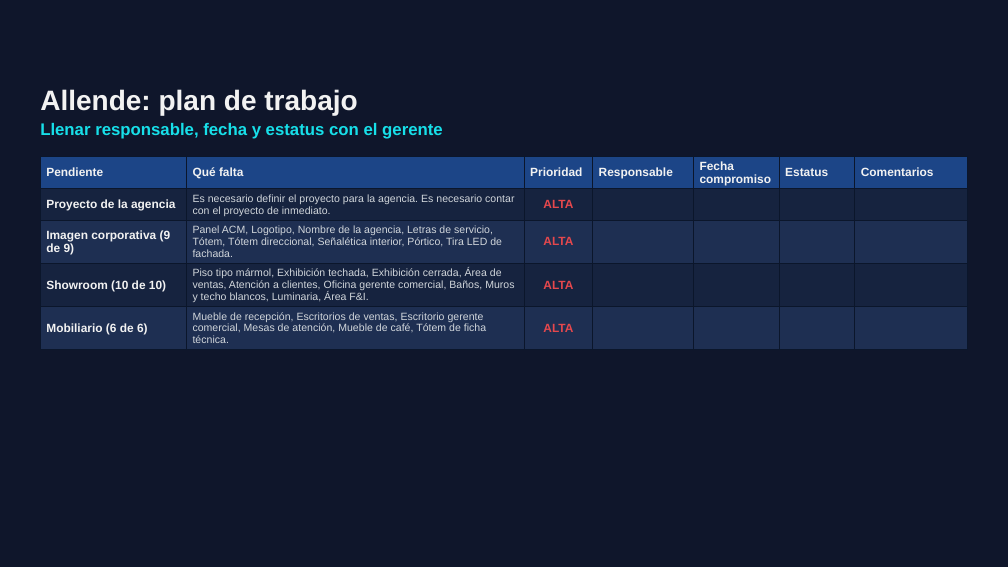
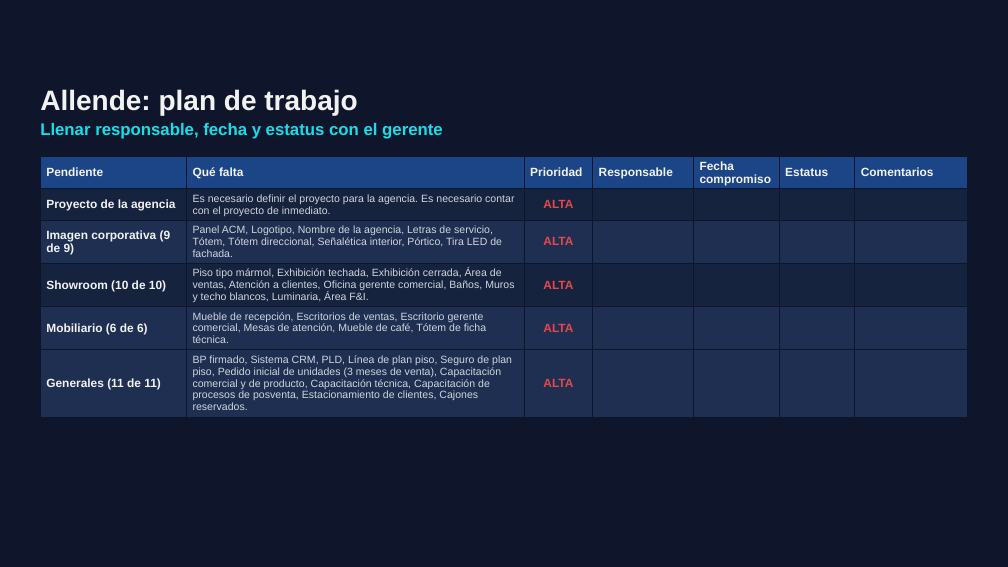
Before and after one commit to ReneDiz/Estatus-Distribuidores, a slide deck: slide 26 of presentacion/Grupo_Velcen_Plan_de_visita_y_trabajo_3_agencias_V5.pptx (slide 25 before the commit). Drawn at 1008x567 pixels with LibreOffice and Linux fonts; fonts in the diff are those of the drawing; background and template pictures are left out. Boxes give left, top, right and bottom in pixels: in the first picture for what was removed or moved away, otherwise in the second. Text is boxed around its words. In the diff, an @@ line names an element or a change of style, - is before the commit and + after.

```diff
--- a/presentacion/Grupo_Velcen_Plan_de_visita_y_trabajo_3_agencias_V5.pptx
+++ b/presentacion/Grupo_Velcen_Plan_de_visita_y_trabajo_3_agencias_V5.pptx
@@ table at (x1=40, y1=156, x2=968, y2=414) @@
+row 6: Generales (11 de 11) | BP firmado, Sistema CRM, PLD, Línea de plan piso, Seguro de plan piso, Pedido inicial de unidades (3 meses de venta), Capacitación comercial y de producto, Capacitación técnica, Capacitación de procesos de posventa, Estacionamiento de clientes, Cajones reservados. | ALTA |  |  |  | 
```
Also in this commit, not shown: 3 other slides changed, 1 slide added, 3 other files.
